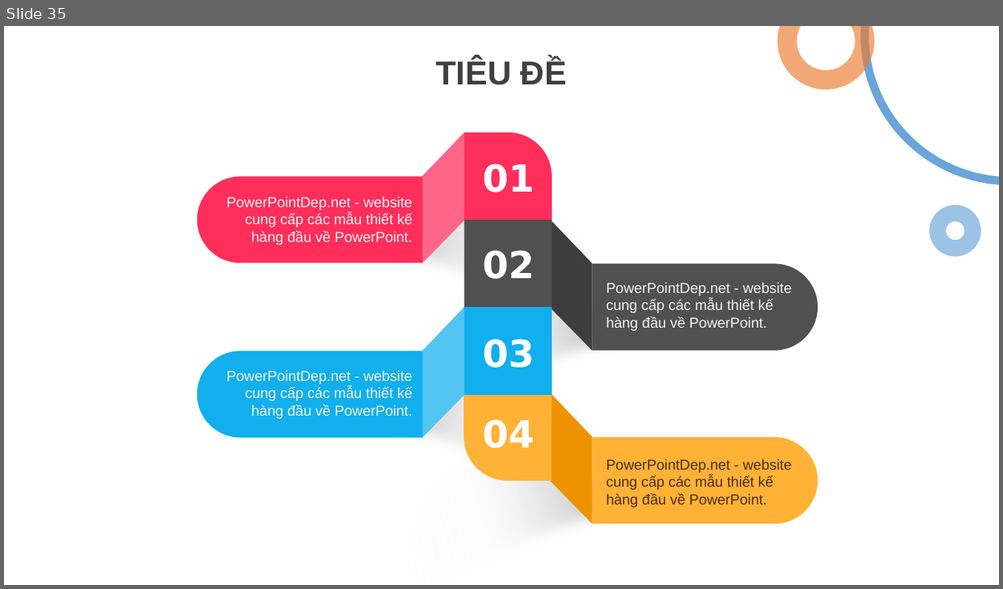
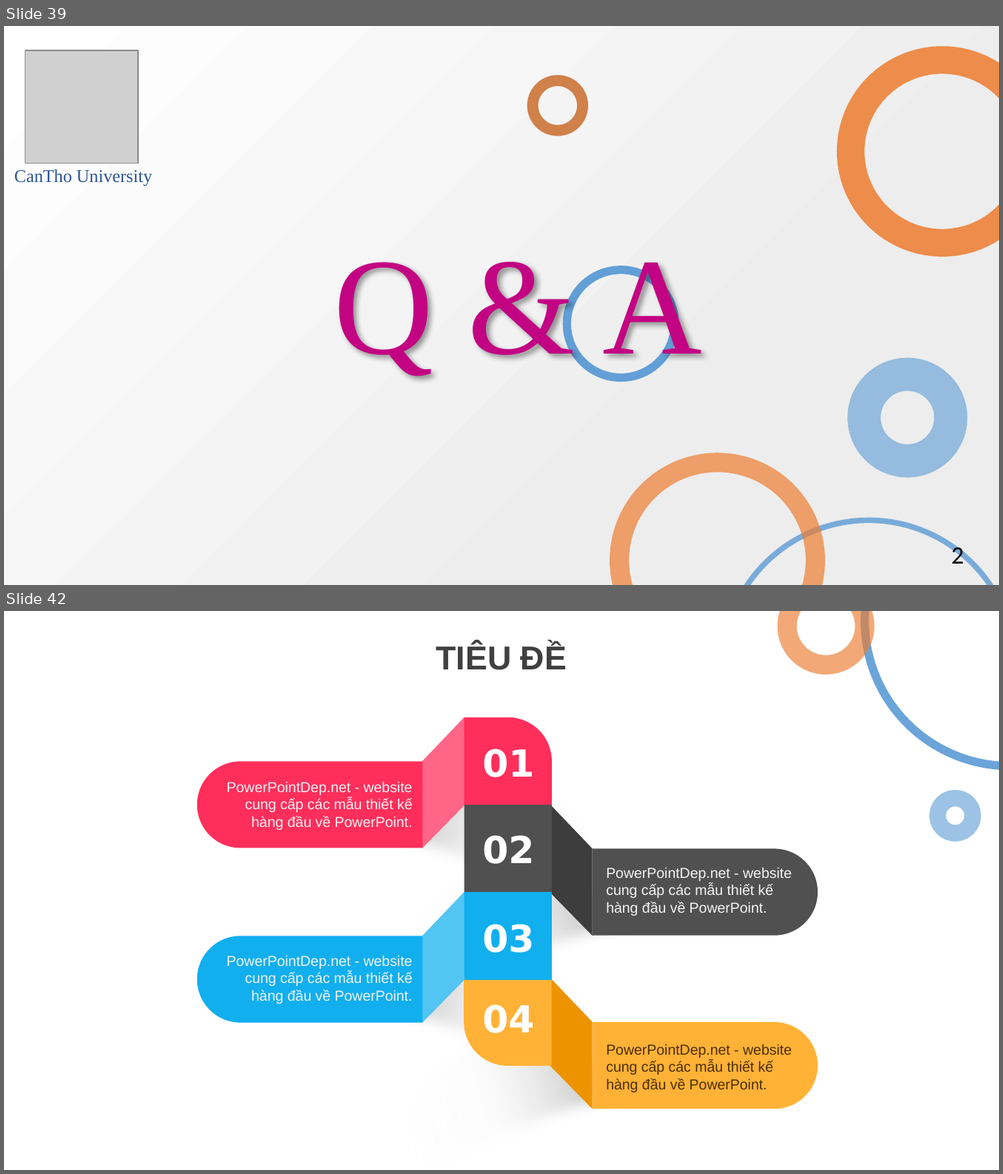
Before and after one commit to lethanhtan/TMA_CTU_Thesis, a slide deck: doc/TMA_CTU_Thesis_Presentation_Ver2.pptx. Shown one above the other, each under a label of ours: slide 35 before the commit, slides 39 and 42 after it; the slides between them are not shown. The pictures are 1003x589 and 1003x1174 pixels, drawn with LibreOffice and Linux fonts; fonts in the diff are those of the drawing; grey boxes stand for pictures. Boxes give left, top, right and bottom in pixels: in the first picture for what was removed or moved away, otherwise in the second. Text is boxed around its words. In the diff, an @@ line names an element or a change of style, - is before the commit and + after.

```diff
--- a/doc/TMA_CTU_Thesis_Presentation_Ver2.pptx
+++ b/doc/TMA_CTU_Thesis_Presentation_Ver2.pptx
@@ slide 39 added at (4, 26, 999, 585), background gradient #FFFFFF to #EEEEEE @@
@@ picture added at (25, 51, 137, 163) @@
@@ arc (boxed as its full ellipse) added at (851, 60, 999, 243), outline #ED7D31 20 pt @@
@@ ellipse added at (532, 81, 582, 130), outline #C55A11 8 pt @@
@@ text added at (14, 170, 152, 186), 13 pt, text #2F5597 @@
+CanTho University
@@ text added at (333, 262, 702, 380), 100 pt, text #C20483 @@
+Q & A
@@ ellipse added at (567, 269, 674, 377), outline #5B9BD5 6 pt @@
@@ ellipse added at (863, 375, 950, 462), outline #5B9BD5 24 pt @@
@@ arc (boxed as its full ellipse) added at (619, 463, 814, 585), outline #ED7D31 14 pt @@
@@ arc (boxed as its full ellipse) added at (722, 520, 999, 585), outline #5B9BD5 4 pt @@
@@ text added at (951, 543, 964, 564), 18 pt, text #000000 @@
+2
@@ what was slide 35 is now slide 42 @@
```
Also in this commit, not shown: 32 slides changed, 13 other slides added, 2 slides removed.
